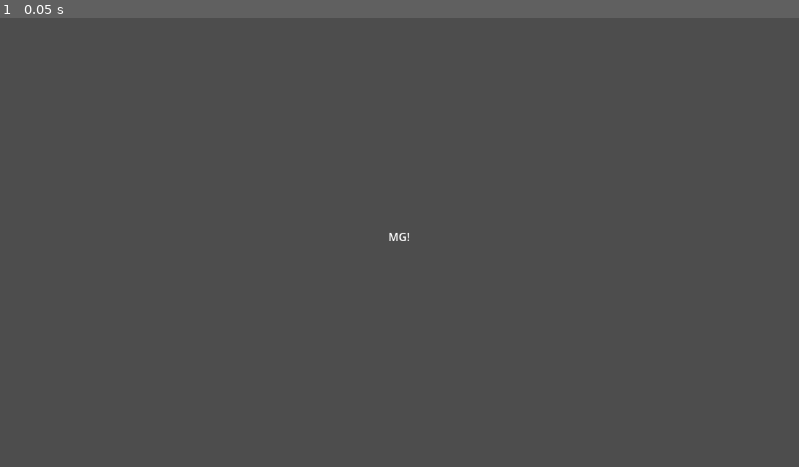
Above: before the commit, frame 1.
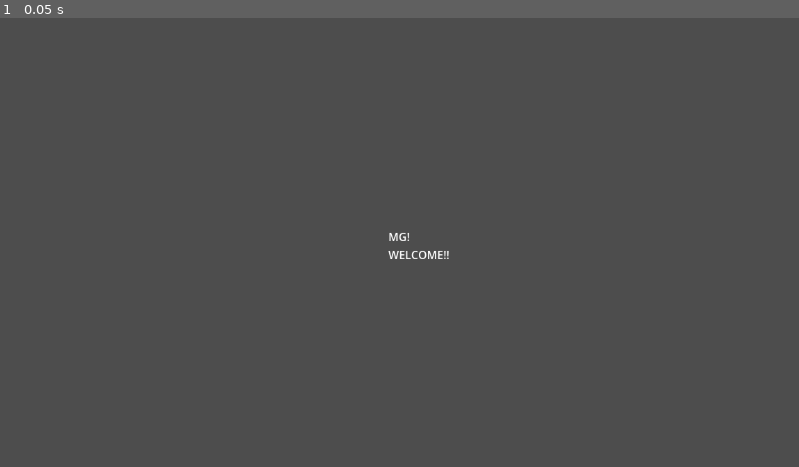
Above: after the commit, the same moment.

Repository: Huthien/MG
Game: Godot game, scene res://Scenes/main.tscn
Same seed, same stepped clock (60 frames per second), same inputs: the game is played once before the commit and once after it.
Inputs:
- Up to frame 1 (0.05 s): no input

The runs differ from the first frame. In frame 1, less than 0.1% of the frame differs, in the area x 48-57%, y 51-54%.

Commit message:
Added main menu scene

Diff:
--- a/Scenes/main.tscn
+++ b/Scenes/main.tscn
@@ -7,4 +7,5 @@
 offset_top = 304.0
 offset_right = 600.0
 offset_bottom = 327.0
-text = "MG!"
+text = "MG!
+WELCOME!!"
